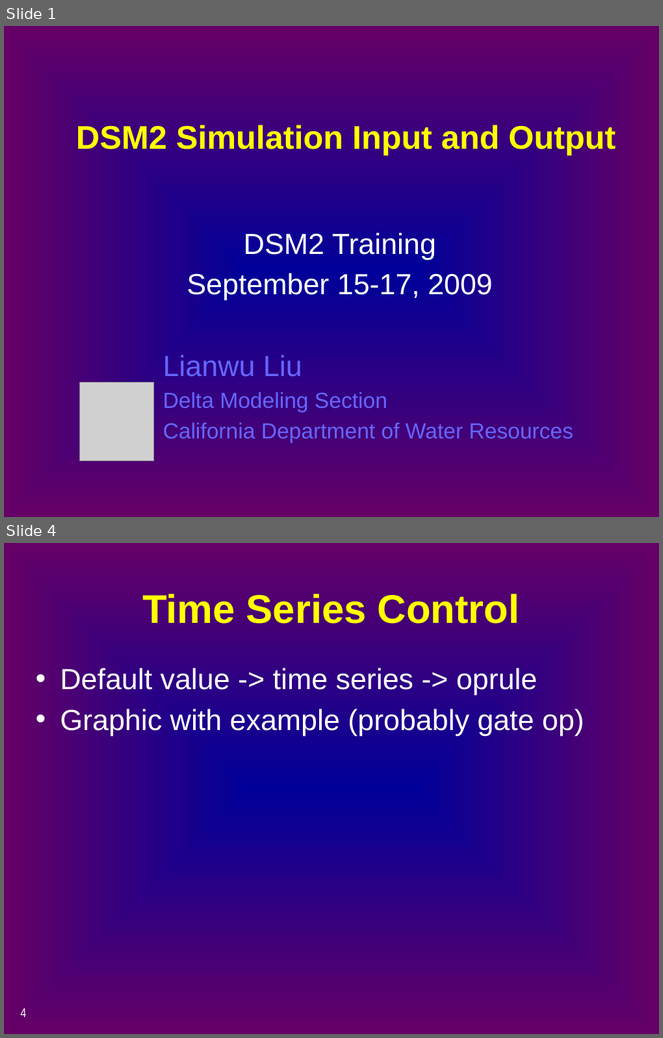
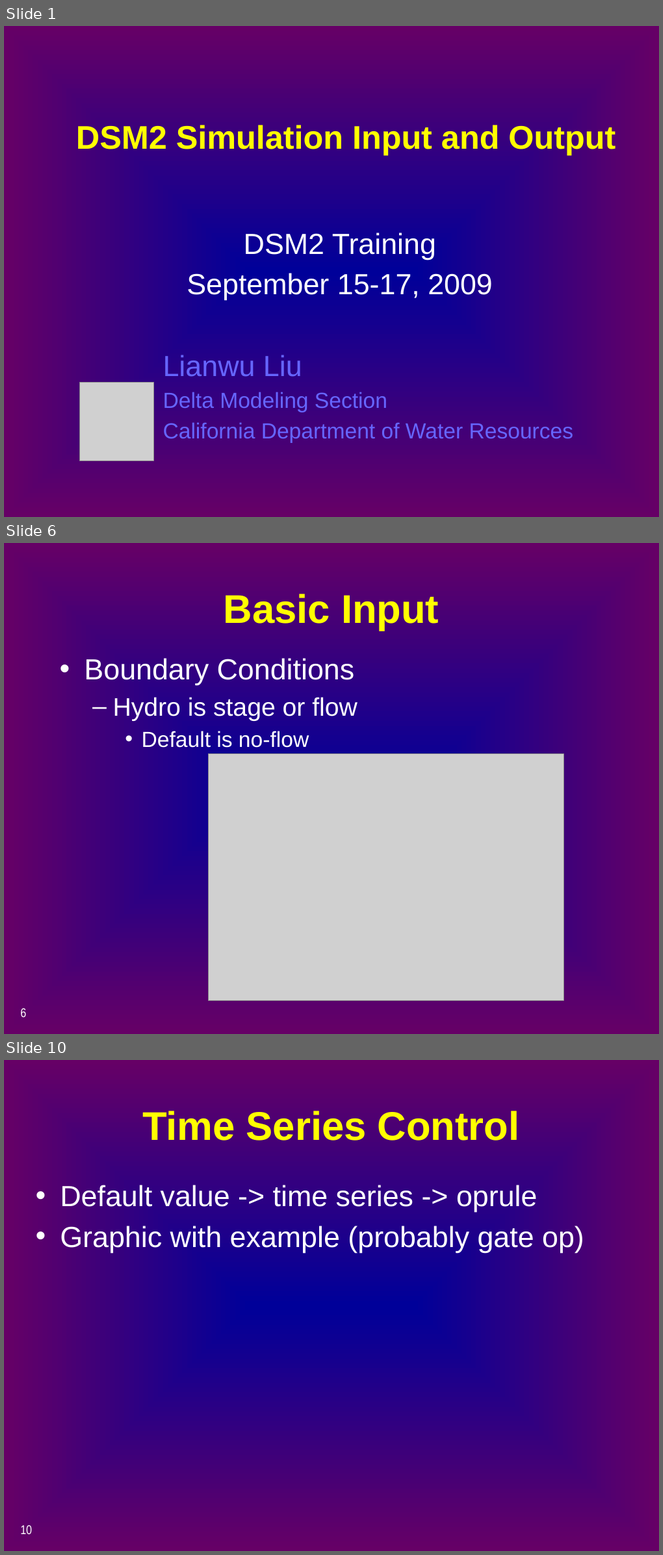
Before and after one commit to CADWRDeltaModeling/dsm2, a slide deck: dsm2/presentations/p4_simulation_data.pptx. Shown one above the other, each under a label of ours: slides 1 and 4 before the commit, slides 1, 6 and 10 after it; the slides between them are not shown. The pictures are 663x1038 and 663x1555 pixels, drawn with LibreOffice and Linux fonts; fonts in the diff are those of the drawing; grey boxes stand for pictures. Boxes give left, top, right and bottom in pixels: in the first picture for what was removed or moved away, otherwise in the second. Text is boxed around its words. In the diff, an @@ line names an element or a change of style, - is before the commit and + after.

```diff
--- a/dsm2/presentations/p4_simulation_data.pptx
+++ b/dsm2/presentations/p4_simulation_data.pptx
@@ slide 6 added at <box>4,543,659,1034</box>, background gradient #000099 to #660066 @@
@@ title added at <box>224,594,439,631</box>, 44 pt, text #FFFF00, bold @@
+Basic Input
@@ text added at <box>84,658,358,748</box>, 32 pt, text #FFFFFF @@
+• Boundary Conditions
+  – Hydro is stage or flow
+    • Default is no-flow
@@ picture added at <box>208,754,564,1001</box> @@
@@ page number added at <box>20,1008,26,1017</box>, 14 pt, text #FFFFFF @@
+6
@@ what was slide 4 is now slide 10 @@
@@ page number at <box>20,1525,32,1535</box>: text changed @@
-4
+10
```
Also in this commit, not shown: 7 slides changed, 6 other slides added.
